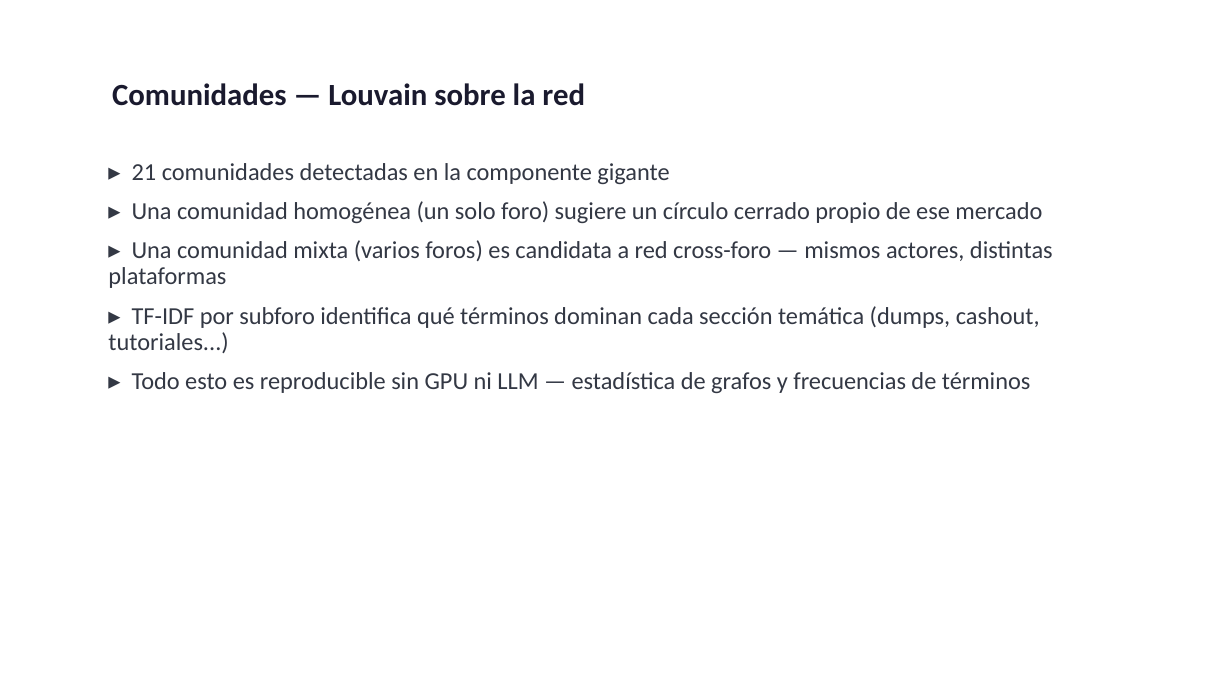
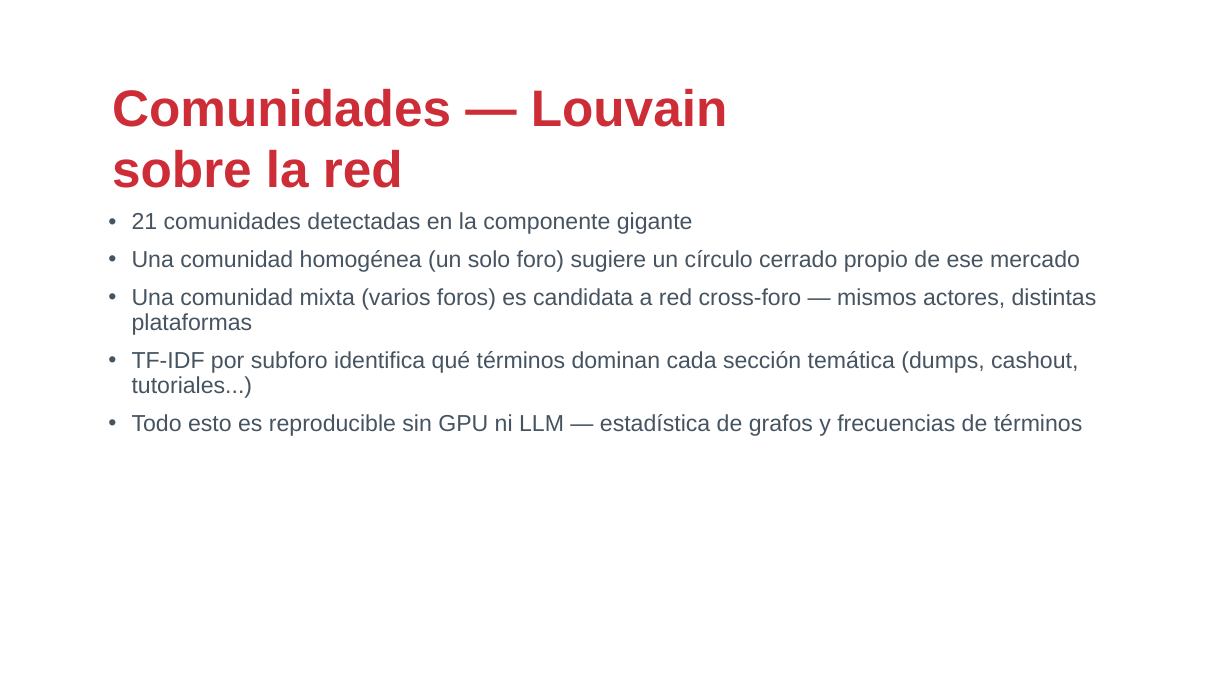
Before and after one commit to drj3ky11/FearOfTheDark, a slide deck: slide 12 of CardingForums/csbc26_caso_cardingforums.pptx. Drawn at 1232x693 pixels with LibreOffice and Linux fonts; fonts in the diff are those of the drawing; background and template pictures are left out. Boxes give left, top, right and bottom in pixels: in the first picture for what was removed or moved away, otherwise in the second. Text is boxed around its words. In the diff, an @@ line names an element or a change of style, - is before the commit and + after.

```diff
--- a/CardingForums/csbc26_caso_cardingforums.pptx
+++ b/CardingForums/csbc26_caso_cardingforums.pptx
@@ text "Comunidades — Louvain sobre la ..." at box(112, 89, 728, 188): size 24 to 40 pt, font Calibri to Arial, text colour #1A1A2E to #CD2D37 @@
@@ text at box(132, 212, 1097, 436): text changed; size 19 to 18 pt; font Calibri to Arial; text colour #333844 to #465461 @@
-▸ 21 comunidades detectadas en la componente gigante
-▸ Una comunidad homogénea (un solo foro) sugiere un círculo cerrado propio de ese mercado
-▸ Una comunidad mixta (varios foros) es candidata a red cross-foro — mismos actores, distintas plataformas
-▸ TF-IDF por subforo identifica qué términos dominan cada sección temática (dumps, cashout, tutoriales...)
-▸ Todo esto es reproducible sin GPU ni LLM — estadística de grafos y frecuencias de términos
+• 21 comunidades detectadas en la componente gigante
+• Una comunidad homogénea (un solo foro) sugiere un círculo cerrado propio de ese mercado
+• Una comunidad mixta (varios foros) es candidata a red cross-foro — mismos actores, distintas plataformas
+• TF-IDF por subforo identifica qué términos dominan cada sección temática (dumps, cashout, tutoriales...)
+• Todo esto es reproducible sin GPU ni LLM — estadística de grafos y frecuencias de términos
```
Also in this commit, not shown: 20 other slides changed, 7 other files.
